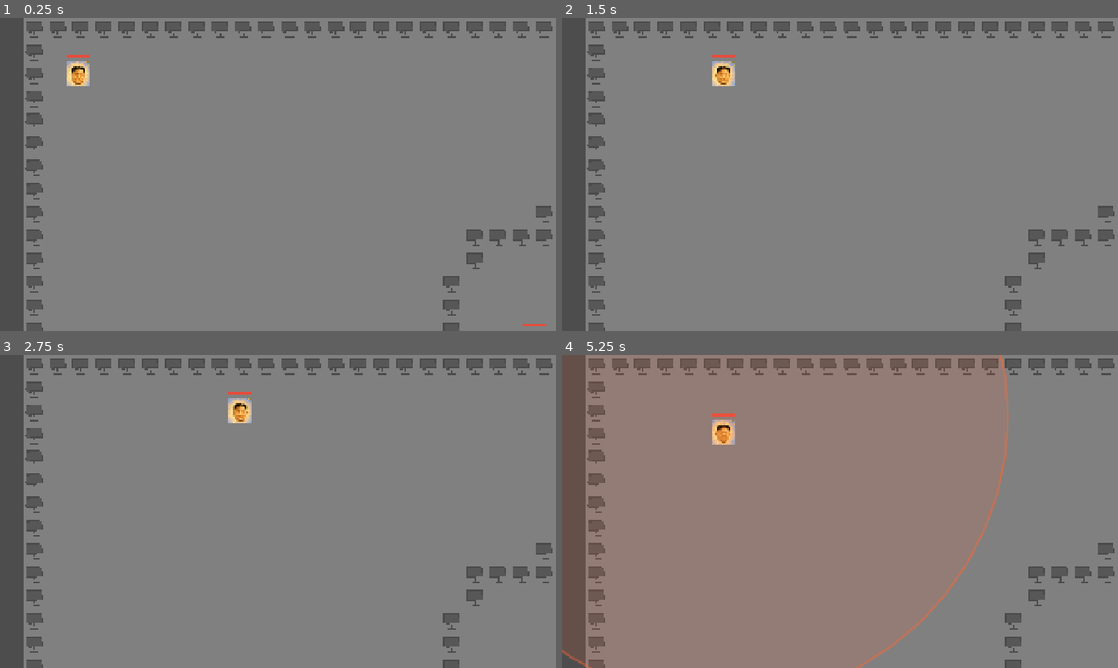
Above: before the commit, frames 1-4 (two rows, left to right).
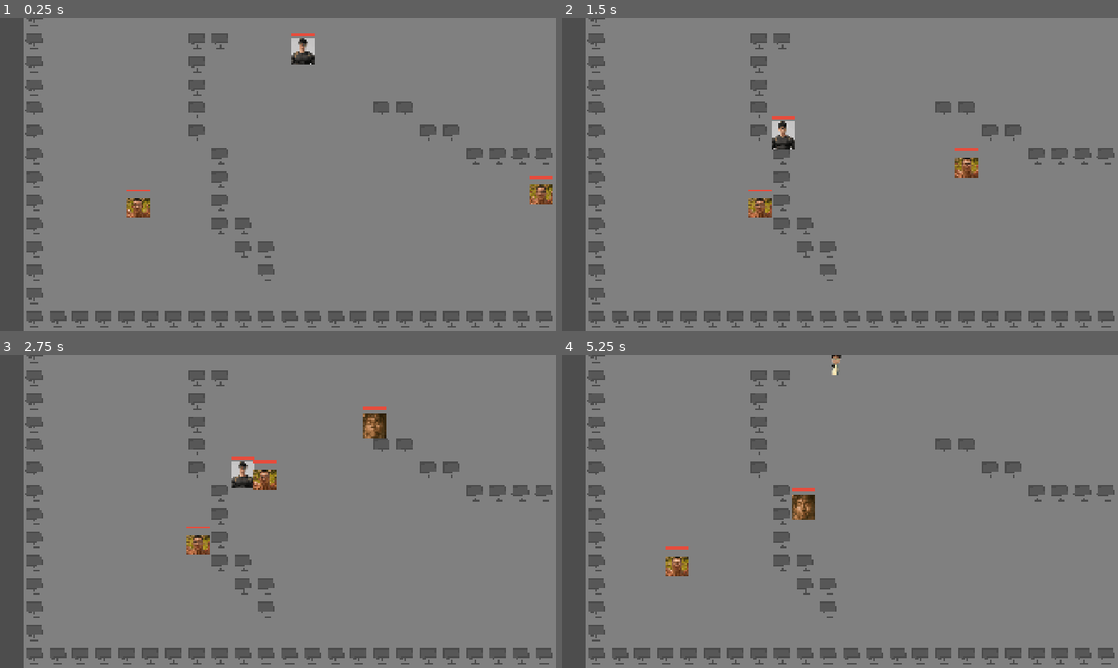
Above: after the commit, the same moments.

Repository: yanli-nyan/sys_battle
Game: Godot game, scene res://scenes/main/battle_world.tscn
The game is run twice, just before and just after one commit, with the same random seed, the same clock (stepped at 60 frames per second) and the same inputs.
Inputs (mouse positions are in pixels of both pictures, inside the frame that each line leads up to):
- Up to frame 1 (0.25 s): no input
- Up to frame 2 (1.5 s): tap Enter (ui_accept) at 0.5, 0.77 s; move the mouse to (962, 158) at 0.52 s; hold D (move_right) 0.53-1.25 s; tap E at 0.6 s; click (962, 158) at 0.67 s; drag from (728, 190) to (723, 74) at 1.27 s
- Up to frame 3 (2.75 s): move the mouse to (333, 442) at 2.02 s; hold D (move_right) from 2.03 s (still down); tap 9 at 2.1 s
- Up to frame 4 (5.25 s): release D (move_right) at 2.75 s; drag from (812, 574) to (806, 411) at 2.77 s; move the mouse to (1006, 558) at 3.52 s; hold A (move_left) 3.53-4.25 s; tap 1 at 3.6 s; tap Enter (ui_accept) at 3.77 s; drag from (673, 464) to (756, 433) at 4.27 s; move the mouse to (867, 511) at 5.02 s; hold S (move_down) from 5.03 s (still down); tap E at 5.1 s; click (867, 511) at 5.17 s

The runs differ from the first frame. In frame 1, 12% of the frame differs, in the area x 4-100%, y 0-100%; in frame 2, 12%; in frame 3, 12%; in frame 4, 12%, in the area x 0-100%, y 0-100%.

Commit message:
feat:实装9个角色图片和部分技能，添加玩家外部修改接口

Diff:
--- /dev/null
+++ b/autoload/match_config.gd
@@ -0,0 +1,59 @@
+extends Node
+
+## 战局配置中介（Autoload 单例，名字就是 MatchConfig）。
+##
+## 「玩家选哪个角色」的外部接口在这里：选人界面、存档、外部脚本、调试工具，
+## 只要拿到这个单例就能指定玩家角色；战局不需要知道选择是从哪来的。
+##
+## 玩家角色的解析优先级（见 battle_world.gd 的 _resolve_player_character）：
+##   1. MatchConfig.select_character() 选定的角色   —— 外部接口
+##   2. 战局场景里的 player_character 导出项        —— 目前在 Godot 里选
+##   3. 从玩家角色池随机
+
+## 外部选定角色时发出，方便界面即时刷新
+signal selection_changed(character: CharacterData)
+
+## 外部选定的玩家角色；null 表示没有外部选择
+var selected_character: CharacterData = null
+
+## 本局玩家可选的角色池，由战局每局同步过来，供选人界面等外部系统枚举
+var available_characters: Array[CharacterData] = []
+
+
+## 外部系统选定玩家角色（选人界面点确认时调用）
+func select_character(character: CharacterData) -> void:
+	selected_character = character
+	selection_changed.emit(character)
+
+
+## 按角色名选定，方便外部脚本或配置用字符串指定；选中返回 true
+## 需要先有角色池：战局跑过一局后 available_characters 就有内容了，
+## 也可以直接调 set_available_characters() 自己灌一份。
+func select_character_by_name(character_name: String) -> bool:
+	for character in available_characters:
+		if character and character.character_name == character_name:
+			select_character(character)
+			return true
+	return false
+
+
+## 灌入角色池（外部系统自己维护列表时用）
+func set_available_characters(pool: Array[CharacterData]) -> void:
+	available_characters = pool
+
+
+## 清空外部选择，退回「战局里选的 / 随机」
+func clear_selection() -> void:
+	if selected_character == null:
+		return
+	selected_character = null
+	selection_changed.emit(null)
+
+
+func has_selection() -> bool:
+	return selected_character != null
+
+
+## 战局每局开头调用：把本局实际可选的玩家角色同步给外部系统
+func publish_available_characters(pool: Array[CharacterData]) -> void:
+	available_characters = pool
--- a/project.godot
+++ b/project.godot
@@ -14,6 +14,10 @@
 run/main_scene="res://scenes/main/battle_world.tscn"
 config/features=PackedStringArray("4.7", "Mobile")
 config/icon="res://icon.svg"
+
+[autoload]
+
+MatchConfig="*res://autoload/match_config.gd"
 
 [display]
 
--- /dev/null
+++ b/resources/characters/furui.tres
@@ -0,0 +1,18 @@
+[gd_resource type="Resource" script_class="CharacterData" format=3 uid="uid://ctrxseogngrki"]
+
+[ext_resource type="Script" uid="uid://dc502nyvkuryi" path="res://scripts/skills/skill_data.gd" id="1_0gmqq"]
+[ext_resource type="Script" uid="uid://b0r7uh08888jn" path="res://scenes/characters/basic_attack_data.gd" id="2_0bhj2"]
+[ext_resource type="Script" uid="uid://df1hblm0p1rjn" path="res://scenes/characters/character_data.gd" id="2_d545w"]
+[ext_resource type="Texture2D" uid="uid://tv8hrn13akxs" path="res://resources/texture/characters/福瑞.png" id="4_0bhj2"]
+
+[sub_resource type="Resource" id="Resource_8w71j"]
+script = ExtResource("2_0bhj2")
+metadata/_custom_type_script = "uid://b0r7uh08888jn"
+
+[resource]
+script = ExtResource("2_d545w")
+character_name = "furui"
+sprite_texture = ExtResource("4_0bhj2")
+basic_attack = SubResource("Resource_8w71j")
+active_skills = Array[ExtResource("1_0gmqq")]([null])
+metadata/_custom_type_script = "uid://df1hblm0p1rjn"
--- /dev/null
+++ b/resources/characters/guoshu.tres
@@ -0,0 +1,17 @@
+[gd_resource type="Resource" script_class="CharacterData" format=3 uid="uid://boehj8veinkqv"]
+
+[ext_resource type="Script" uid="uid://dc502nyvkuryi" path="res://scripts/skills/skill_data.gd" id="1_a1hcf"]
+[ext_resource type="Script" uid="uid://b0r7uh08888jn" path="res://scenes/characters/basic_attack_data.gd" id="2_4h5u5"]
+[ext_resource type="Script" uid="uid://df1hblm0p1rjn" path="res://scenes/characters/character_data.gd" id="2_4ua7w"]
+[ext_resource type="Texture2D" uid="uid://dcsr7055rh7aj" path="res://resources/texture/characters/国树.png" id="4_4h5u5"]
+
+[sub_resource type="Resource" id="Resource_2pvq3"]
+script = ExtResource("2_4h5u5")
+metadata/_custom_type_script = "uid://b0r7uh08888jn"
+
+[resource]
+script = ExtResource("2_4ua7w")
+character_name = "guoshu"
+sprite_texture = ExtResource("4_4h5u5")
+basic_attack = SubResource("Resource_2pvq3")
+metadata/_custom_type_script = "uid://df1hblm0p1rjn"
--- /dev/null
+++ b/resources/characters/guwu.tres
@@ -0,0 +1,19 @@
+[gd_resource type="Resource" script_class="CharacterData" format=3 uid="uid://b2jlhfyjwvgo"]
+
+[ext_resource type="Script" uid="uid://dc502nyvkuryi" path="res://scripts/skills/skill_data.gd" id="1_xds3y"]
+[ext_resource type="Resource" path="res://resources/skills/speed_boost.tres" id="2_5i680"]
+[ext_resource type="Script" uid="uid://df1hblm0p1rjn" path="res://scenes/characters/character_data.gd" id="2_f3bos"]
+[ext_resource type="Script" uid="uid://b0r7uh08888jn" path="res://scenes/characters/basic_attack_data.gd" id="2_jt4gs"]
+[ext_resource type="Texture2D" uid="uid://be5bl85jgf2l2" path="res://resources/texture/characters/企鹅.png" id="5_5i680"]
+
+[sub_resource type="Resource" id="Resource_xds3y"]
+script = ExtResource("2_jt4gs")
+metadata/_custom_type_script = "uid://b0r7uh08888jn"
+
+[resource]
+script = ExtResource("2_f3bos")
+character_name = "guwu"
+sprite_texture = ExtResource("5_5i680")
+basic_attack = SubResource("Resource_xds3y")
+active_skills = Array[ExtResource("1_xds3y")]([ExtResource("2_5i680")])
+metadata/_custom_type_script = "uid://df1hblm0p1rjn"
--- /dev/null
+++ b/resources/characters/jiangjun.tres
@@ -0,0 +1,20 @@
+[gd_resource type="Resource" script_class="CharacterData" format=3 uid="uid://bamkytlfopmu0"]
+
+[ext_resource type="Script" uid="uid://dc502nyvkuryi" path="res://scripts/skills/skill_data.gd" id="1_06c52"]
+[ext_resource type="Resource" uid="uid://8nwnflfwuxqs" path="res://resources/skills/ground_slam.tres" id="2_4juco"]
+[ext_resource type="Script" uid="uid://df1hblm0p1rjn" path="res://scenes/characters/character_data.gd" id="2_niee3"]
+[ext_resource type="Texture2D" uid="uid://c47wllo35p7yk" path="res://resources/texture/characters/将军.png" id="3_81d4j"]
+[ext_resource type="Script" uid="uid://b0r7uh08888jn" path="res://scenes/characters/basic_attack_data.gd" id="4_g6rlq"]
+
+[sub_resource type="Resource" id="Resource_f3bos"]
+script = ExtResource("4_g6rlq")
+metadata/_custom_type_script = "uid://b0r7uh08888jn"
+
+[resource]
+script = ExtResource("2_niee3")
+character_name = "jiangjun"
+sprite_texture = ExtResource("3_81d4j")
+avatar = ExtResource("3_81d4j")
+basic_attack = SubResource("Resource_f3bos")
+active_skills = Array[ExtResource("1_06c52")]([ExtResource("2_4juco")])
+metadata/_custom_type_script = "uid://df1hblm0p1rjn"
--- /dev/null
+++ b/resources/characters/maoniang.tres
@@ -0,0 +1,17 @@
+[gd_resource type="Resource" script_class="CharacterData" format=3 uid="uid://cc537ut8l0dep"]
+
+[ext_resource type="Script" uid="uid://dc502nyvkuryi" path="res://scripts/skills/skill_data.gd" id="1_t0n52"]
+[ext_resource type="Script" uid="uid://df1hblm0p1rjn" path="res://scenes/characters/character_data.gd" id="2_7ibsm"]
+[ext_resource type="Script" uid="uid://b0r7uh08888jn" path="res://scenes/characters/basic_attack_data.gd" id="2_wj7jg"]
+[ext_resource type="Texture2D" uid="uid://bi8b1jutb6li3" path="res://resources/texture/characters/猫娘.png" id="4_wj7jg"]
+
+[sub_resource type="Resource" id="Resource_asjwg"]
+script = ExtResource("2_wj7jg")
+metadata/_custom_type_script = "uid://b0r7uh08888jn"
+
+[resource]
+script = ExtResource("2_7ibsm")
+character_name = "maoniang"
+sprite_texture = ExtResource("4_wj7jg")
+basic_attack = SubResource("Resource_asjwg")
+metadata/_custom_type_script = "uid://df1hblm0p1rjn"
--- /dev/null
+++ b/resources/characters/naoli.tres
@@ -0,0 +1,17 @@
+[gd_resource type="Resource" script_class="CharacterData" format=3 uid="uid://dstos8mwanwhc"]
+
+[ext_resource type="Script" uid="uid://dc502nyvkuryi" path="res://scripts/skills/skill_data.gd" id="1_ccxn5"]
+[ext_resource type="Script" uid="uid://b0r7uh08888jn" path="res://scenes/characters/basic_attack_data.gd" id="2_ivkuv"]
+[ext_resource type="Script" uid="uid://df1hblm0p1rjn" path="res://scenes/characters/character_data.gd" id="2_phrfu"]
+[ext_resource type="Texture2D" uid="uid://4kugmajmeyma" path="res://resources/texture/characters/脑力.png" id="4_ivkuv"]
+
+[sub_resource type="Resource" id="Resource_ccxn5"]
+script = ExtResource("2_ivkuv")
+metadata/_custom_type_script = "uid://b0r7uh08888jn"
+
+[resource]
+script = ExtResource("2_phrfu")
+character_name = "naoli"
+sprite_texture = ExtResource("4_ivkuv")
+basic_attack = SubResource("Resource_ccxn5")
+metadata/_custom_type_script = "uid://df1hblm0p1rjn"
--- a/resources/characters/scout.tres
+++ b/resources/characters/test/scout.tres
@@ -10,8 +10,6 @@
 character_name = "gggg"
 max_hp = 60
 move_speed = 200.0
-hitbox_radius = 18.0
-hurtbox_radius = 15.0
 sprite_texture = ExtResource("2_g78xw")
 avatar = ExtResource("2_g78xw")
 basic_attack = ExtResource("2_slash_skill")
--- /dev/null
+++ b/resources/characters/xiaoshihai.tres
@@ -0,0 +1,13 @@
+[gd_resource type="Resource" script_class="CharacterData" format=3 uid="uid://cydu5biraqytw"]
+
+[ext_resource type="Script" uid="uid://dc502nyvkuryi" path="res://scripts/skills/skill_data.gd" id="1_4filr"]
+[ext_resource type="Resource" uid="uid://djam083k1chbp" path="res://resources/skills/attack_boost.tres" id="2_jwgjr"]
+[ext_resource type="Script" uid="uid://df1hblm0p1rjn" path="res://scenes/characters/character_data.gd" id="2_s0kyq"]
+[ext_resource type="Texture2D" uid="uid://lnkuql5lq1dj" path="res://resources/texture/characters/肖时海.png" id="4_jwgjr"]
+
+[resource]
+script = ExtResource("2_s0kyq")
+character_name = "xiaoshihai"
+sprite_texture = ExtResource("4_jwgjr")
+active_skills = Array[ExtResource("1_4filr")]([ExtResource("2_jwgjr")])
+metadata/_custom_type_script = "uid://df1hblm0p1rjn"
--- /dev/null
+++ b/resources/characters/xubuzhang.tres
@@ -0,0 +1,19 @@
+[gd_resource type="Resource" script_class="CharacterData" format=3 uid="uid://1dsbnxloaaov"]
+
+[ext_resource type="Script" uid="uid://dc502nyvkuryi" path="res://scripts/skills/skill_data.gd" id="1_a37ic"]
+[ext_resource type="Resource" uid="uid://djam083k1chbp" path="res://resources/skills/attack_boost.tres" id="2_gx7xy"]
+[ext_resource type="Script" uid="uid://df1hblm0p1rjn" path="res://scenes/characters/character_data.gd" id="2_uv674"]
+[ext_resource type="Script" uid="uid://b0r7uh08888jn" path="res://scenes/characters/basic_attack_data.gd" id="3_aed2v"]
+[ext_resource type="Texture2D" uid="uid://ba264ihk4tgyd" path="res://resources/texture/characters/许部长.png" id="5_aed2v"]
+
+[sub_resource type="Resource" id="Resource_yjxxd"]
+script = ExtResource("3_aed2v")
+metadata/_custom_type_script = "uid://b0r7uh08888jn"
+
+[resource]
+script = ExtResource("2_uv674")
+character_name = "xubuzhang"
+sprite_texture = ExtResource("5_aed2v")
+basic_attack = SubResource("Resource_yjxxd")
+active_skills = Array[ExtResource("1_a37ic")]([ExtResource("2_gx7xy")])
+metadata/_custom_type_script = "uid://df1hblm0p1rjn"
--- /dev/null
+++ b/resources/characters/zhangyu.tres
@@ -0,0 +1,19 @@
+[gd_resource type="Resource" script_class="CharacterData" format=3 uid="uid://b7ebvjfkf8nyj"]
+
+[ext_resource type="Script" uid="uid://dc502nyvkuryi" path="res://scripts/skills/skill_data.gd" id="1_uhqow"]
+[ext_resource type="Resource" path="res://resources/skills/slow_field.tres" id="2_a6gob"]
+[ext_resource type="Script" uid="uid://df1hblm0p1rjn" path="res://scenes/characters/character_data.gd" id="2_ortw5"]
+[ext_resource type="Script" uid="uid://b0r7uh08888jn" path="res://scenes/characters/basic_attack_data.gd" id="3_8yoy0"]
+[ext_resource type="Texture2D" uid="uid://l0htsainugqg" path="res://resources/texture/characters/章鱼.png" id="5_8yoy0"]
+
+[sub_resource type="Resource" id="Resource_ptvev"]
+script = ExtResource("3_8yoy0")
+metadata/_custom_type_script = "uid://b0r7uh08888jn"
+
+[resource]
+script = ExtResource("2_ortw5")
+character_name = "zhangyu"
+sprite_texture = ExtResource("5_8yoy0")
+basic_attack = SubResource("Resource_ptvev")
+active_skills = Array[ExtResource("1_uhqow")]([ExtResource("2_a6gob")])
+metadata/_custom_type_script = "uid://df1hblm0p1rjn"
--- a/resources/skills/attack_boost.tres
+++ b/resources/skills/attack_boost.tres
@@ -1,12 +1,11 @@
-[gd_resource type="Resource" script_class="BuffSkill" format=3]
+[gd_resource type="Resource" script_class="BuffSkill" format=3 uid="uid://djam083k1chbp"]
 
-[ext_resource type="Script" path="res://scripts/skills/buff_skill.gd" id="1_script"]
+[ext_resource type="Script" uid="uid://blwshcbd8qs3h" path="res://scripts/skills/buff_skill.gd" id="1_script"]
 
 [resource]
 script = ExtResource("1_script")
+stat = 1
+multiplier = 1.8
+aura_color = Color(1, 0.5, 0.3, 0.8)
 skill_name = "战意"
 cooldown = 10
-stat = 1
-multiplier = 1.8
-duration = 5
-aura_color = Color(1, 0.5, 0.3, 0.8)
--- a/scenes/main/battle_world.gd
+++ b/scenes/main/battle_world.gd
@@ -1,14 +1,14 @@
 extends Node2D
 
-## 战局宿主：加载地图 → 按出生点铺开参战者 → 挂载大脑与相机 → 裁判胜负。
+## 战局宿主：加载地图 → 随机铺开参战者 → 挂载大脑与相机 → 裁判胜负。
 ##
 ## 地图以独立场景插入 MapRoot，本脚本只依赖 GameMap 暴露的接口，
 ## 所以换地图（含每图不同的触控 UI）都不需要改动这里一行代码。
+##
+## 出场名单是随机的：角色从角色表里抽，位置从地图实际出生点里抽。
+## 出生点数量由地图决定（GameMap.get_spawn_count()），这里不写死任何数字。
 
 const CHARACTER_SCENE: PackedScene = preload("res://scenes/characters/base_character.tscn")
-## 默认参战角色数据。目前所有角色都先用 test 顶替，
-## 后续要做「每人一套属性/技能」时，把 fighter_data 换成列表即可。
-const DEFAULT_FIGHTER_DATA: CharacterData = preload("res://resources/characters/test.tres")
 
 const PLAYER_CONTROLLER_SCRIPT: GDScript = preload("res://scenes/characters/player_controller.gd")
 const AI_CONTROLLER_SCRIPT: GDScript = preload("res://scenes/characters/ai_controller.gd")
@@ -18,15 +18,33 @@
 ## 默认触控 UI：地图没有自带覆盖时使用
 const DEFAULT_TOUCH_CONTROLS: PackedScene = preload("res://scenes/ui/touch_controls.tscn")
 
+## 角色资源目录：character_pool 留空时自动扫描这里，新增角色资源即可自动加入角色表
+const CHARACTER_DIR := "res://resources/characters"
+## 兜底角色：连目录都扫不到时至少还能开局
+const FALLBACK_CHARACTER: CharacterData = preload("res://resources/characters/test.tres")
+
 @export_group("战局配置")
 ## 本局要加载的地图场景；留空则使用 DEFAULT_MAP_SCENE
 @export var map_scene: PackedScene
-## 参战者统一使用的角色数据；留空则使用 DEFAULT_FIGHTER_DATA
-@export var fighter_data: CharacterData
-## 本局参战人数（含玩家）。按顺序占用地图出生点，超出时 GameMap 会自动循环复用。
+
+@export_group("出场名单")
+## 可随机出场的角色表（AI 用）；留空则自动扫描 CHARACTER_DIR 下的全部角色资源
+@export var character_pool: Array[CharacterData] = []
+## 玩家可选角色池；留空则与上面的角色表共用
+@export var player_character_pool: Array[CharacterData] = []
+## 玩家出场的角色（目前先在这里选）；留空则从玩家角色池随机。
+## 外部系统通过 MatchConfig.select_character() 指定时，优先于这一项。
+@export var player_character: CharacterData
+## 本局参战人数（含玩家）
 @export_range(1, 16, 1) var fighter_count: int = 9
-## 玩家占用第几个出生点（0 起）
-@export var player_spawn_index: int = 0
+## 玩家占用第几个出生点名额（0 起）
+@export var player_slot_index: int = 0
+## 出生点是否随机挑选；关掉则按 0,1,2… 顺序取用
+@export var randomize_spawn_points: bool = true
+## 随机种子：0 表示每局重新随机；填固定值可复现同一套出场名单
+@export var random_seed: int = 0
+
+@export_group("相机")
 ## 玩家相机缩放（适配 32×32 像素网格）
 @export var camera_zoom: Vector2 = Vector2(2.5, 2.5)
 
@@ -105,14 +123,70 @@
 	_wire_touch_controls()
 
 
+# ---------- 出场名单 ----------
+
+## 解析角色表：
+##   1. 检视面板里配了 character_pool 就直接用（完全按你的意思来，不做过滤）；
+##   2. 否则扫描 CHARACTER_DIR，只收「能打且看得见」的角色，其余打印出来说明原因；
+##   3. 一个都没有时回退到 FALLBACK_CHARACTER。
+## 过滤条件很直白：没有 basic_attack 的角色出不了拳，没有 sprite_texture 的角色在场上隐形，
+## 两者都会让新角色看着像 bug，所以默认先挡在外面；想强行启用就往 character_pool 里拖。
+func resolve_character_pool() -> Array[CharacterData]:
+	var pool: Array[CharacterData] = []
+	for item in character_pool:
+		if item:
+			pool.append(item)
+	if not pool.is_empty():
+		return pool
+
+	var skipped: Array[String] = []
+	var dir := DirAccess.open(CHARACTER_DIR)
+	if dir:
+		var file_names := dir.get_files()
+		file_names.sort()
+		for file_name in file_names:
+			# 导出后 .tres 会被改写成 .res 或带 .remap 后缀，这里都认
+			var clean := file_name.trim_suffix(".remap")
+			if not (clean.ends_with(".tres") or clean.ends_with(".res")):
+				continue
+			var data := load(CHARACTER_DIR.path_join(clean)) as CharacterData
+			if data == null:
+				continue
+			if data.basic_attack == null:
+				skipped.append("%s(缺普攻)" % data.character_name)
+				continue
+			if data.sprite_texture == null:
+				skipped.append("%s(缺贴图)" % data.character_name)
+				continue
+			pool.append(data)
+
+	if not skipped.is_empty():
+		print("跳过资料不全的角色：", ", ".join(skipped))
+
+	if pool.is_empty():
+		push_warning("没有扫描到可用角色，回退到 %s。" % FALLBACK_CHARACTER.character_name)
+		pool.append(FALLBACK_CHARACTER)
+	return pool
+
+
 # ---------- 参战者生成 ----------
 
-## 在地图出生点上铺开参战者：1 个玩家 + 其余全 AI。
-## 出生点数不够时由 GameMap 循环复用出生点。
+## 随机铺开一局：角色从角色表里抽，位置从地图出生点里抽
 func spawn_match() -> void:
 	if current_map == null:
 		push_error("战局没有加载地图，无法生成参战者。")
 		return
+
+	var pool := resolve_character_pool()
+	if pool.is_empty():
+		push_error("角色表为空，无法生成参战者。")
+		return
+	print("角色表：", _character_names(pool), "（", pool.size(), " 种）")
+
+	var player_pool := _resolve_player_pool(pool)
+	print("玩家角色池：", _character_names(player_pool), "（", player_pool.size(), " 种）")
+	# 把本局可选的玩家角色同步给外部系统（选人界面等）
+	MatchConfig.publish_available_characters(player_pool)
 
 	var total: int = maxi(fighter_count, 1)
 	var spawn_total: int = current_map.get_spawn_count()
@@ -120,22 +194,118 @@
 		push_warning("参战人数 %d 超过地图出生点数 %d，多出的角色会和已有角色叠在同一位置。"
 			% [total, spawn_total])
 
-	var player_slot: int = clampi(player_spawn_index, 0, total - 1)
-	_spawn_fighter(player_slot, true, "Player")
-
-	var slot: int = 0
-	var spawned: int = 1
-	while spawned < total:
-		if slot != player_slot:
-			_spawn_fighter(slot, false, "AI_%d" % spawned)
-			spawned += 1
-		slot += 1
-
-	print("战局开始：%d 名参战者（出生点 %d 个）" % [alive_fighters.size(), spawn_total])
+	var rng := RandomNumberGenerator.new()
+	if random_seed != 0:
+		rng.seed = random_seed
+	else:
+		rng.randomize()
+
+	var spawn_indices := _pick_spawn_indices(rng, total)
+	var roster := _build_roster(pool, total, rng)
+	var chosen_player := _resolve_player_character(player_pool, roster, rng)
+
+	var slot: int = clampi(player_slot_index, 0, total - 1)
+	var ai_no: int = 0
+	for i in total:
+		if i == slot:
+			_spawn_fighter(spawn_indices[i], chosen_player, true, "Player")
+		else:
+			ai_no += 1
+			_spawn_fighter(spawn_indices[i], roster[i], false, "AI_%d" % ai_no)
+
+	print("战局开始：%d 名参战者｜地图出生点 %d 个｜随机种子 %d" % [total, spawn_total, rng.seed])
+	print("出生点顺序：", spawn_indices)
+	print("出场角色：", _character_names(roster))
+
+
+## 选出本局使用的出生点索引；人数超过出生点数时循环复用
+func _pick_spawn_indices(rng: RandomNumberGenerator, count: int) -> Array[int]:
+	var result: Array[int] = []
+	var spawn_total: int = current_map.get_spawn_count()
+
+	if spawn_total <= 0:
+		# 地图一个出生点都没放：全部落在原点，至少不会崩
+		for i in count:
+			result.append(0)
+		return result
+
+	var order: Array[int] = []
+	if randomize_spawn_points:
+		order = _shuffled_range(spawn_total, rng)
+	else:
+		for i in spawn_total:
+			order.append(i)
+
+	var cursor: int = 0
+	while result.size() < count:
+		result.append(order[cursor % order.size()])
+		cursor += 1
+	return result
+
+
+## 用指定随机源洗牌后循环取用：保证每种角色都能上场，人数多于角色种类时才重复
+func _build_roster(pool: Array[CharacterData], count: int, rng: RandomNumberGenerator) -> Array[CharacterData]:
+	var order := _shuffled_range(pool.size(), rng)
+	var roster: Array[CharacterData] = []
+	for i in count:
+		roster.append(pool[order[i % order.size()]])
+	return roster
+
+
+func _character_names(roster: Array[CharacterData]) -> String:
+	var names: Array[String] = []
+	for data in roster:
+		names.append(data.character_name)
+	return ", ".join(names)
+
+
+## 玩家可选角色池：优先用本场景配的 player_character_pool，留空则与 AI 角色表共用
+func _resolve_player_pool(shared_pool: Array[CharacterData]) -> Array[CharacterData]:
+	var pool: Array[CharacterData] = []
+	for item in player_character_pool:
+		if item:
+			pool.append(item)
+	if not pool.is_empty():
+		return pool
+	return shared_pool
+
+
+## 玩家角色解析优先级：
+##   1. MatchConfig.select_character() 选定的    —— 外部接口
+##   2. 本场景的 player_character 导出项         —— 目前在 Godot 里选
+##   3. 从玩家角色池随机
+func _resolve_player_character(player_pool: Array[CharacterData], roster: Array[CharacterData], rng: RandomNumberGenerator) -> CharacterData:
+	if MatchConfig.has_selection():
+		var external: CharacterData = MatchConfig.selected_character
+		print("玩家角色：", external.character_name, "（来源：外部接口 MatchConfig）")
+		return external
+
+	if player_character:
+		print("玩家角色：", player_character.character_name, "（来源：战局场景 player_character）")
+		return player_character
+
+	var fallback: CharacterData = roster[0]
+	if not player_pool.is_empty():
+		fallback = player_pool[rng.randi_range(0, player_pool.size() - 1)]
+	print("玩家角色：", fallback.character_name, "（来源：玩家角色池随机）")
+	return fallback
+
+
+## 用指定随机源打乱 0..count-1
+func _shuffled_range(count: int, rng: RandomNumberGenerator) -> Array[int]:
+	var result: Array[int] = []
+	for i in count:
+		result.append(i)
+	for i in range(result.size() - 1, 0, -1):
+		var j := rng.randi_range(0, i)
+		var swap := result[i]
+		result[i] = result[j]
+		result[j] = swap
+	return result
 
 
 ## 生成一名参战者并挂上对应的大脑
-func _spawn_fighter(spawn_index: int, is_player: bool, node_name: String) -> void:
+func _spawn_fighter(spawn_index: int, data: CharacterData, is_player: bool, node_name: String) -> void:
 	var body := CHARACTER_SCENE.instantiate() as CharacterBody2D
 
 	# 位置必须在入树之前设好：两个 CharacterBody2D 在同一坐标注册，
@@ -145,7 +315,7 @@
 	add_child(body)
 	body.add_to_group("fighter")
 
-	body.apply_data(fighter_data if fighter_data else DEFAULT_FIGHTER_DATA)
+	body.apply_data(data)
 
 	if is_player:
 		player_instance = body
--- a/scenes/main/battle_world.tscn
+++ b/scenes/main/battle_world.tscn
@@ -1,18 +1,19 @@
-[gd_scene load_steps=2 format=3]
+[gd_scene format=3 uid="uid://dklftj3ym7jcb"]
 
-[ext_resource type="Script" path="res://scenes/main/battle_world.gd" id="1_bw"]
+[ext_resource type="Script" uid="uid://vfyouimje3by" path="res://scenes/main/battle_world.gd" id="1_bw"]
 
-[node name="BattleWorld" type="Node2D"]
+[node name="BattleWorld" type="Node2D" unique_id=1675256990]
 script = ExtResource("1_bw")
+map_scene = null
 
-[node name="MapRoot" type="Node2D" parent="."]
+[node name="MapRoot" type="Node2D" parent="." unique_id=263118576]
 
-[node name="TouchLayer" type="CanvasLayer" parent="."]
+[node name="TouchLayer" type="CanvasLayer" parent="." unique_id=1606894030]
 layer = 10
 
-[node name="UILayer" type="CanvasLayer" parent="."]
+[node name="UILayer" type="CanvasLayer" parent="." unique_id=517300275]
 
-[node name="GameOverPanel" type="PanelContainer" parent="UILayer"]
+[node name="GameOverPanel" type="PanelContainer" parent="UILayer" unique_id=981094912]
 process_mode = 3
 visible = false
 anchors_preset = 8
@@ -27,14 +28,14 @@
 grow_horizontal = 2
 grow_vertical = 2
 
-[node name="VBoxContainer" type="VBoxContainer" parent="UILayer/GameOverPanel"]
+[node name="VBoxContainer" type="VBoxContainer" parent="UILayer/GameOverPanel" unique_id=2122830121]
 layout_mode = 2
 
-[node name="ResultLabel" type="Label" parent="UILayer/GameOverPanel/VBoxContainer"]
+[node name="ResultLabel" type="Label" parent="UILayer/GameOverPanel/VBoxContainer" unique_id=1747632737]
 layout_mode = 2
 text = "End"
 horizontal_alignment = 1
 
-[node name="RestartButton" type="Button" parent="UILayer/GameOverPanel/VBoxContainer"]
+[node name="RestartButton" type="Button" parent="UILayer/GameOverPanel/VBoxContainer" unique_id=387480952]
 layout_mode = 2
 text = "ReStart"
Not shown, added: autoload/match_config.gd.uid
Not shown, changed: export_presets.cfg
Binary file added: resources/texture/characters/国树.png
Not shown, added: resources/texture/characters/国树.png.import
Binary file added: resources/texture/characters/猫娘.png
Not shown, added: resources/texture/characters/猫娘.png.import
Binary file added: resources/texture/characters/福瑞.png
Not shown, added: resources/texture/characters/福瑞.png.import
Binary file added: resources/texture/characters/章鱼.png
Not shown, added: resources/texture/characters/章鱼.png.import
Binary file added: resources/texture/characters/肖时海.png
Not shown, added: resources/texture/characters/肖时海.png.import
(and 4 more such lines)
